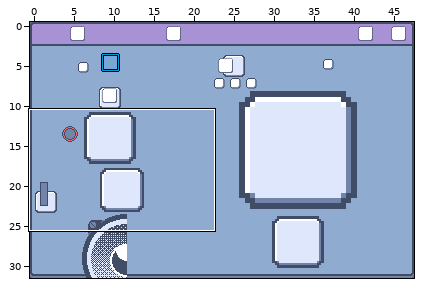
Level history. LDtk project: tiny-cli/src/main/resources/sfx/tiny-music-editor.ldtk. The first picture is a wide view before the edit; the outline marks the close-up.
Close-up. First the earlier version:
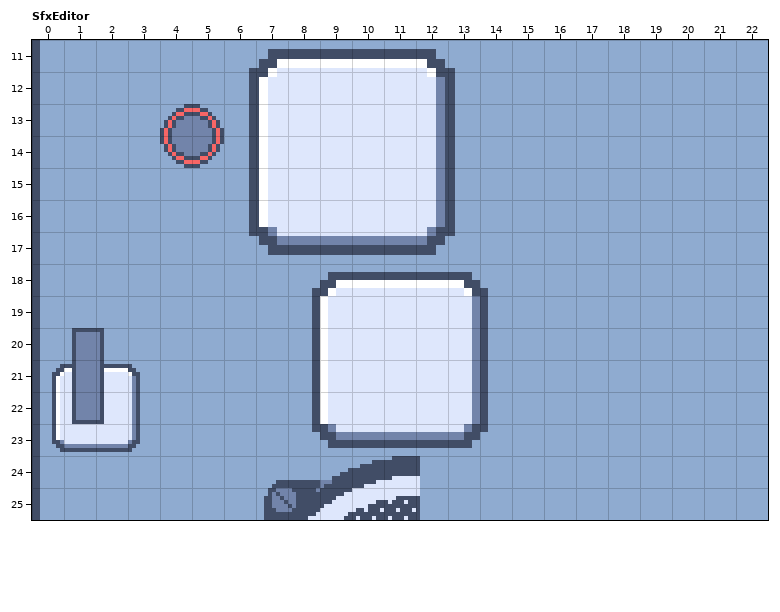
Cells are 8x8 px. Shown: SfxEditor x 0..22, y 11..25. The commit also changed other parts of the map, which this record leaves out.
The same view after the edit:
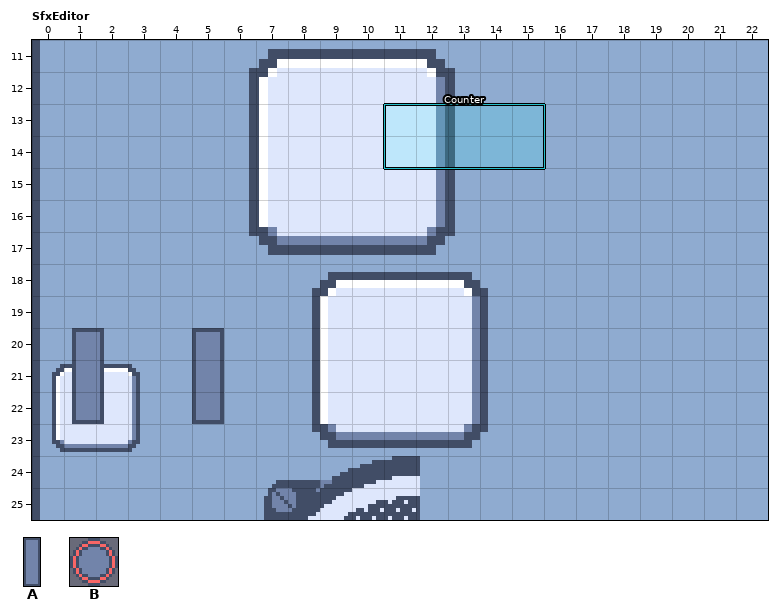
Key: from "Sprite_sheet": A 96, B 99.
Objects are placed by their top-left corner, in cells (3,4 is the top-left corner of cell 3,4); size is 1x1 cell unless given.
The commit says: Multiple ajustement for the SFX editor
Difference:
{"where": "layer \"Widgets\""}
{"now": "\"Counter\" rectangle at 11,13 size 5x2"}
{"now": "A \"Fader\" at 5,19 size 1x4"}
{"was": "B \"Knob\" at 4,13 size 2x2"}
